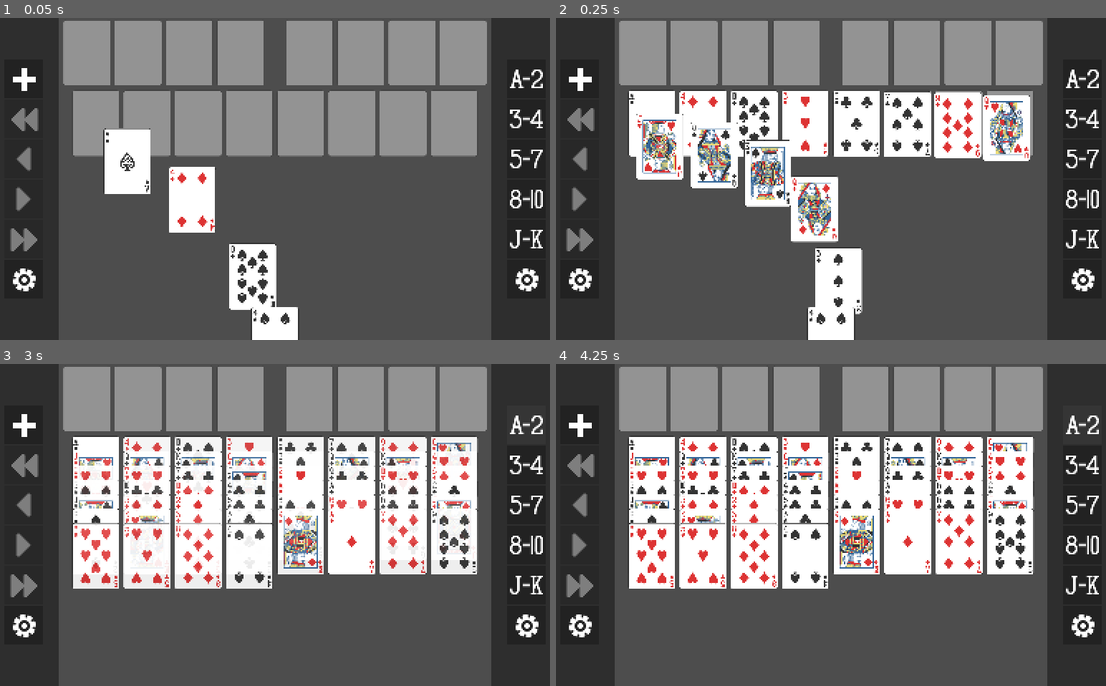
Above: before the commit, frames 1-4 (two rows, left to right).
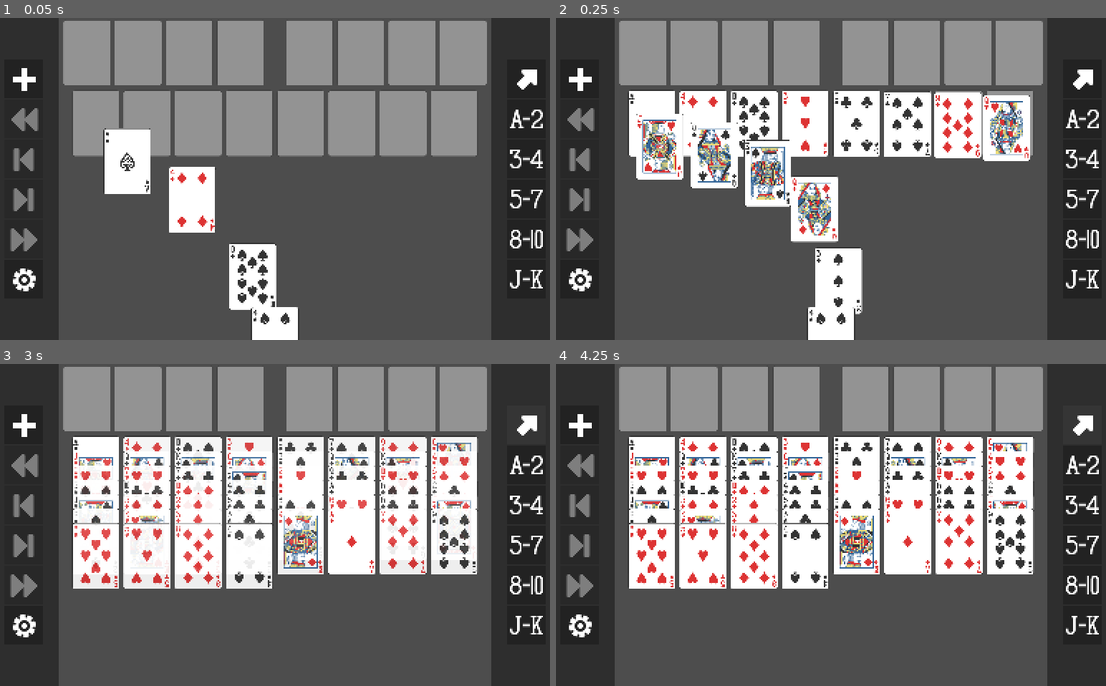
Above: after the commit, the same moments.

Repository: mhbackes/freecell
Game: Godot game, scene res://scenes/freecell_2d.tscn
The game is run twice, just before and just after one commit, with the same random seed, the same clock (stepped at 60 frames per second) and the same inputs.
Inputs (mouse positions are in pixels of both pictures, inside the frame that each line leads up to):
- Up to frame 1 (0.05 s): no input
- Up to frame 2 (0.25 s): no input
- Up to frame 3 (3 s): click (22, 624) at 0.52 s; click (22, 425) at 1.25 s; click (22, 425) at 2 s; click (528, 425) at 2.77 s
- Up to frame 4 (4.25 s): click (1084, 425) at 3.52 s

The runs differ from the first frame. In frame 1, 1.4% of the frame differs, in the area x 2-99%, y 16-85%; in frame 2, 1.4%; in frame 3, 1.5%; in frame 4, 1.4%.

Commit message:
Highlight next cards to be moved to foundation

Diff:
--- a/scenes/freecell_2d.tscn
+++ b/scenes/freecell_2d.tscn
@@ -1,13 +1,13 @@
-[gd_scene load_steps=25 format=3 uid="uid://dyfl4b041pelp"]
+[gd_scene load_steps=26 format=3 uid="uid://dyfl4b041pelp"]
 
 [ext_resource type="Script" uid="uid://41tngn684gw8" path="res://scripts/view_2d/freecell_2d.gd" id="1_pmwy7"]
 [ext_resource type="Texture2D" uid="uid://cd71356p40e41" path="res://assets/textures/ui/plus.png" id="2_tff4g"]
 [ext_resource type="Script" uid="uid://dtdudkehrp1c4" path="res://scripts/long_press_button.gd" id="3_8i2fu"]
 [ext_resource type="Texture2D" uid="uid://dpi1mpku40u5k" path="res://assets/textures/ui/rewind.png" id="3_tsxa6"]
 [ext_resource type="AudioStream" uid="uid://b38058w8hfc8a" path="res://assets/sounds/ui/Modern3.ogg" id="4_cbl04"]
-[ext_resource type="Texture2D" uid="uid://ds33kc7grt2vc" path="res://assets/textures/ui/left.png" id="5_oxily"]
-[ext_resource type="Texture2D" uid="uid://42hap886pswg" path="res://assets/textures/ui/right.png" id="6_womye"]
+[ext_resource type="Texture2D" uid="uid://bu6rmt4ht5k16" path="res://assets/textures/ui/previous.png" id="6_i2ty1"]
 [ext_resource type="AudioStream" uid="uid://dntonf4s7f0s5" path="res://assets/sounds/ui/Modern4.ogg" id="7_3fkrd"]
+[ext_resource type="Texture2D" uid="uid://bwiow7wpt00ct" path="res://assets/textures/ui/next.png" id="7_8or7f"]
 [ext_resource type="Texture2D" uid="uid://chjxmjmj3ixk3" path="res://assets/textures/ui/fastForward.png" id="8_i6q48"]
 [ext_resource type="Texture2D" uid="uid://l5k5ti6n7kf2" path="res://assets/textures/ui/gear.png" id="9_1uh5b"]
 [ext_resource type="PackedScene" uid="uid://b6kjw4x668twt" path="res://scenes/cell_2d.tscn" id="10_v45on"]
@@ -16,6 +16,7 @@
 [ext_resource type="AudioStream" uid="uid://b8h8lscii48ns" path="res://assets/sounds/cards/card-fan-2.ogg" id="13_g6556"]
 [ext_resource type="Texture2D" uid="uid://cp0d7pk7ehavb" path="res://assets/textures/ui/ace_to_two.svg" id="14_2cmkv"]
 [ext_resource type="AudioStream" uid="uid://dhjma3m6ug1os" path="res://assets/sounds/tada-fanfare-a-6313.mp3" id="14_afydu"]
+[ext_resource type="Texture2D" uid="uid://ukek1gjg1rw4" path="res://assets/textures/ui/upRight.png" id="14_hmrbo"]
 [ext_resource type="Texture2D" uid="uid://didjs11qqd4nb" path="res://assets/textures/ui/three_to_four.svg" id="15_2cmkv"]
 [ext_resource type="Texture2D" uid="uid://dg0b5xsw6txva" path="res://assets/textures/ui/five_to_seven.svg" id="16_2cmkv"]
 [ext_resource type="Texture2D" uid="uid://di0yeiwxuncpg" path="res://assets/textures/ui/eight_to_ten.svg" id="17_2cmkv"]
@@ -107,7 +108,7 @@
 focus_mode = 0
 disabled = true
 shortcut = SubResource("Shortcut_w8w44")
-icon = ExtResource("5_oxily")
+icon = ExtResource("6_i2ty1")
 icon_alignment = 1
 
 [node name="Sound" type="AudioStreamPlayer2D" parent="VSplitContainer/HUDLeft/Buttons/Undo"]
@@ -121,7 +122,7 @@
 focus_mode = 0
 disabled = true
 shortcut = SubResource("Shortcut_u15g7")
-icon = ExtResource("6_womye")
+icon = ExtResource("7_8or7f")
 icon_alignment = 1
 
 [node name="Sound" type="AudioStreamPlayer2D" parent="VSplitContainer/HUDLeft/Buttons/Redo"]
@@ -296,6 +297,14 @@
 size_flags_horizontal = 4
 size_flags_vertical = 4
 
+[node name="NextFoundationCards" type="Button" parent="VSplitContainer/HUDRight/Buttons"]
+layout_mode = 2
+size_flags_horizontal = 4
+size_flags_vertical = 4
+focus_mode = 0
+icon = ExtResource("14_hmrbo")
+icon_alignment = 1
+
 [node name="OneToTwo" type="Button" parent="VSplitContainer/HUDRight/Buttons"]
 layout_mode = 2
 size_flags_horizontal = 4
@@ -336,14 +345,6 @@
 focus_mode = 0
 shortcut = SubResource("Shortcut_w8w44")
 icon = ExtResource("18_2cmkv")
-icon_alignment = 1
-
-[node name="Options" type="Button" parent="VSplitContainer/HUDRight/Buttons"]
-layout_mode = 2
-size_flags_horizontal = 4
-size_flags_vertical = 4
-focus_mode = 0
-icon = ExtResource("9_1uh5b")
 icon_alignment = 1
 
 [node name="DealSound" type="AudioStreamPlayer2D" parent="."]
@@ -364,6 +365,8 @@
 [connection signal="pressed" from="VSplitContainer/HUDLeft/Buttons/Redo" to="VSplitContainer/HUDLeft/Buttons/Redo/Sound" method="play" binds= [0.0]]
 [connection signal="pressed" from="VSplitContainer/HUDLeft/Buttons/RedoAll" to="." method="redo_all"]
 [connection signal="pressed" from="VSplitContainer/HUDLeft/Buttons/RedoAll" to="VSplitContainer/HUDLeft/Buttons/RedoAll/Sound" method="play" binds= [0.0]]
+[connection signal="button_down" from="VSplitContainer/HUDRight/Buttons/NextFoundationCards" to="." method="highlight_next_foundation_cards"]
+[connection signal="button_up" from="VSplitContainer/HUDRight/Buttons/NextFoundationCards" to="." method="stop_fade_cards"]
 [connection signal="button_down" from="VSplitContainer/HUDRight/Buttons/OneToTwo" to="." method="highlight_cards_in_range" binds= [1, 2]]
 [connection signal="button_up" from="VSplitContainer/HUDRight/Buttons/OneToTwo" to="." method="stop_fade_cards"]
 [connection signal="button_down" from="VSplitContainer/HUDRight/Buttons/ThreeToFour" to="." method="highlight_cards_in_range" binds= [3, 4]]
--- a/scripts/model/card_pile.gd
+++ b/scripts/model/card_pile.gd
@@ -149,3 +149,13 @@
 
 func num_empty_cells() -> int:
 	return get_tree().get_node_count_in_group(Groups.EMPTY_CELLS)
+
+
+func highest_card() -> Card:
+	if _held_cards.is_empty():
+		return null
+	var highest: Card = _held_cards.front()
+	for card in _held_cards:
+		if card.rank > highest.rank:
+			highest = card
+	return highest
--- a/scripts/model/freecell.gd
+++ b/scripts/model/freecell.gd
@@ -142,3 +142,26 @@
 func redo_all() -> void:
 	while _undo_redo.has_redo():
 		_undo_redo.redo()
+
+
+func find_next_foundation_cards() -> Array[Card]:
+	var highest_per_suit: Dictionary[Card.Suit, Card]
+	for f in _foundations:
+		var highest := f.highest_card()
+		if highest != null:
+			highest_per_suit[highest.suit] = highest
+	var next_cards: Array[Card]
+	for s: Card.Suit in Card.Suit.values():
+		if not s in highest_per_suit:
+			next_cards.append(find_card(1, s))
+		else:
+			var card: Card = highest_per_suit[s]
+			next_cards.append(find_card(card.rank + 1, s))
+	return next_cards
+
+
+func find_card(rank: int, suit: Card.Suit) -> Card:
+	var idx := _cards.find_custom(func(x: Card) -> bool: return x.rank == rank and x.suit == suit)
+	if idx >= 0:
+		return _cards[idx]
+	return null
--- a/scripts/view_2d/freecell_2d.gd
+++ b/scripts/view_2d/freecell_2d.gd
@@ -107,6 +107,15 @@
 	start_fade_cards(find_cards_outside_range(low_rank, high_rank))
 
 
+func highlight_next_foundation_cards() -> void:
+	var next_foundation_cards := _freecell.find_next_foundation_cards()
+	var cards: Array[Card2D]
+	for card in _cards:
+		if not card.model() in next_foundation_cards:
+			cards.append(card)
+	start_fade_cards(cards)
+
+
 func find_cards_outside_range(low_rank: int, high_rank: int) -> Array[Card2D]:
 	var cards: Array[Card2D]
 	for card in _cards:
Binary file removed: assets/textures/ui/left.png
Binary file added: assets/textures/ui/next.png
Not shown, added: assets/textures/ui/next.png.import
Binary file added: assets/textures/ui/previous.png
Not shown, changed: assets/textures/ui/previous.png.import
Binary file removed: assets/textures/ui/right.png
Binary file added: assets/textures/ui/upRight.png
Not shown, changed: assets/textures/ui/upRight.png.import
